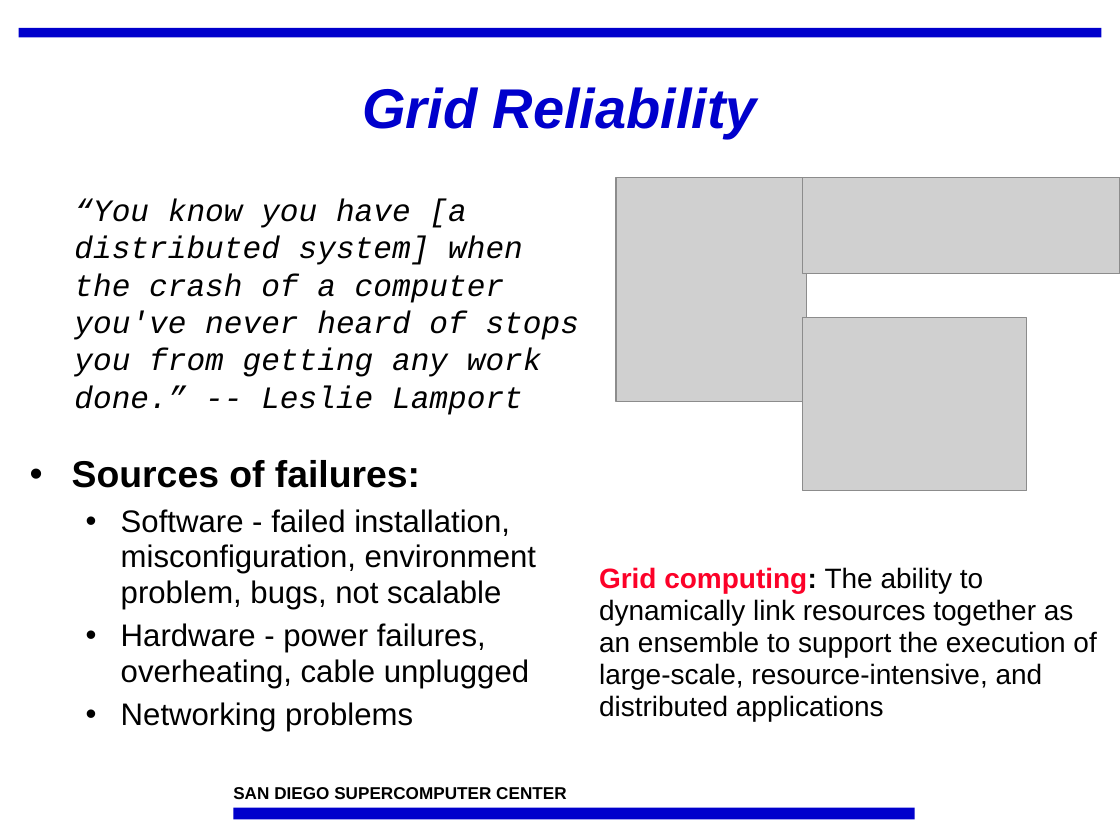
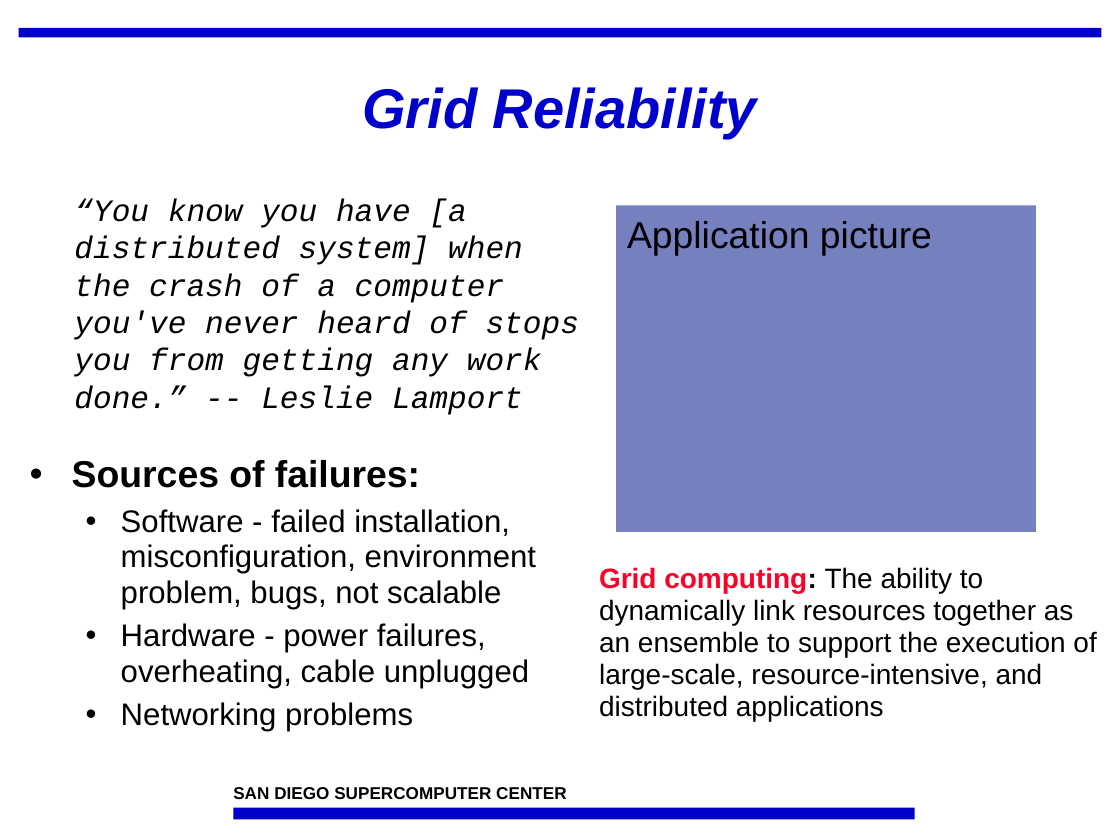
Before and after one commit to IncaProject/inca-xsede, a slide deck: slide 2 of talks/inca_sc05.ppt. Drawn at 1120x840 pixels with LibreOffice and Linux fonts; fonts in the diff are those of the drawing; grey boxes stand for pictures; background and template pictures are left out. Boxes give left, top, right and bottom in pixels: in the first picture for what was removed or moved away, otherwise in the second. Text is boxed around its words. In the diff, an @@ line names an element or a change of style, - is before the commit and + after.

```diff
--- a/talks/inca_sc05.ppt
+++ b/talks/inca_sc05.ppt
@@ picture removed at (x1=616, y1=177, x2=806, y2=401) @@
@@ picture removed at (x1=803, y1=177, x2=1120, y2=273) @@
@@ rectangle added at (x1=616, y1=205, x2=1036, y2=532), fill #7780BF, 24 pt, text #000000 @@
+Application picture
@@ picture removed at (x1=803, y1=317, x2=1027, y2=491) @@
```
Also in this commit, not shown: 8 other slides changed, 3 slides added, 2 slides removed.
